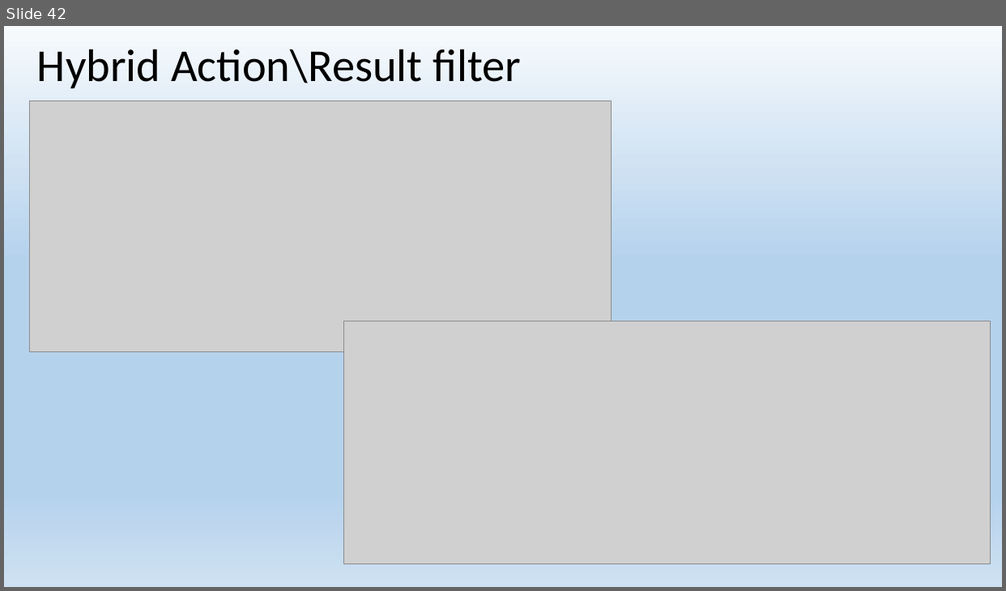
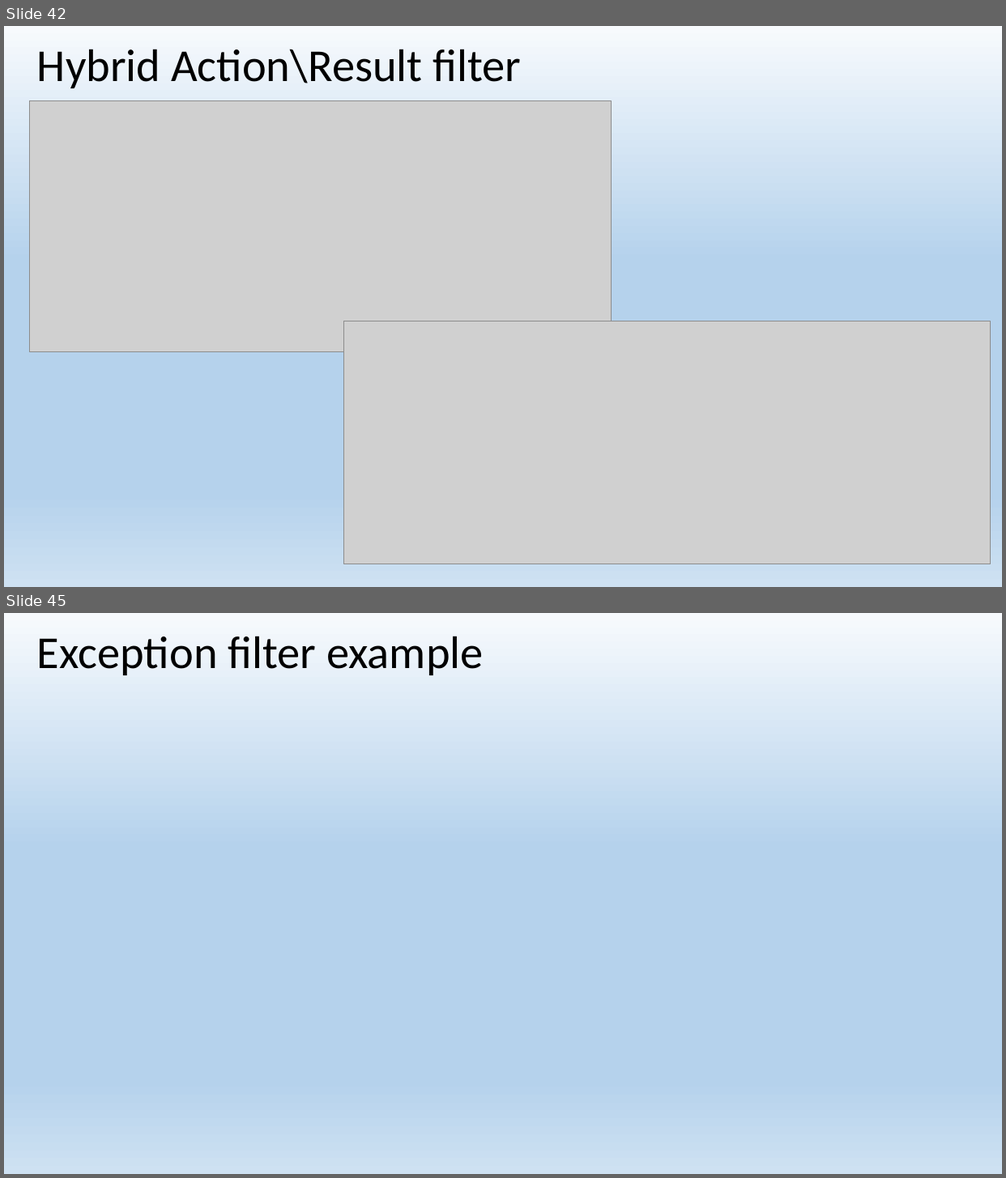
Before and after one commit to EPilyaev/ASPNetCoreMVC, a slide deck: AspNetCoreMVC.pptx. Shown one above the other, each under a label of ours: slide 42 before the commit, slides 42 and 45 after it; the slides between them are not shown. The pictures are 1006x591 and 1006x1178 pixels, drawn with LibreOffice and Linux fonts; fonts in the diff are those of the drawing; grey boxes stand for pictures. Boxes give left, top, right and bottom in pixels: in the first picture for what was removed or moved away, otherwise in the second. Text is boxed around its words. In the diff, an @@ line names an element or a change of style, - is before the commit and + after.

Commit message:
Start exception filters

```diff
--- a/AspNetCoreMVC.pptx
+++ b/AspNetCoreMVC.pptx
@@ slide 45 added at [4, 613, 1002, 1174], background gradient #F7FAFD to #B5D2EC to #CEE1F2 @@
@@ title added at [37, 636, 483, 675], 44 pt, text #000000 @@
+Exception filter example
```
Also in this commit, not shown: 2 other slides added, 1 slide removed.
